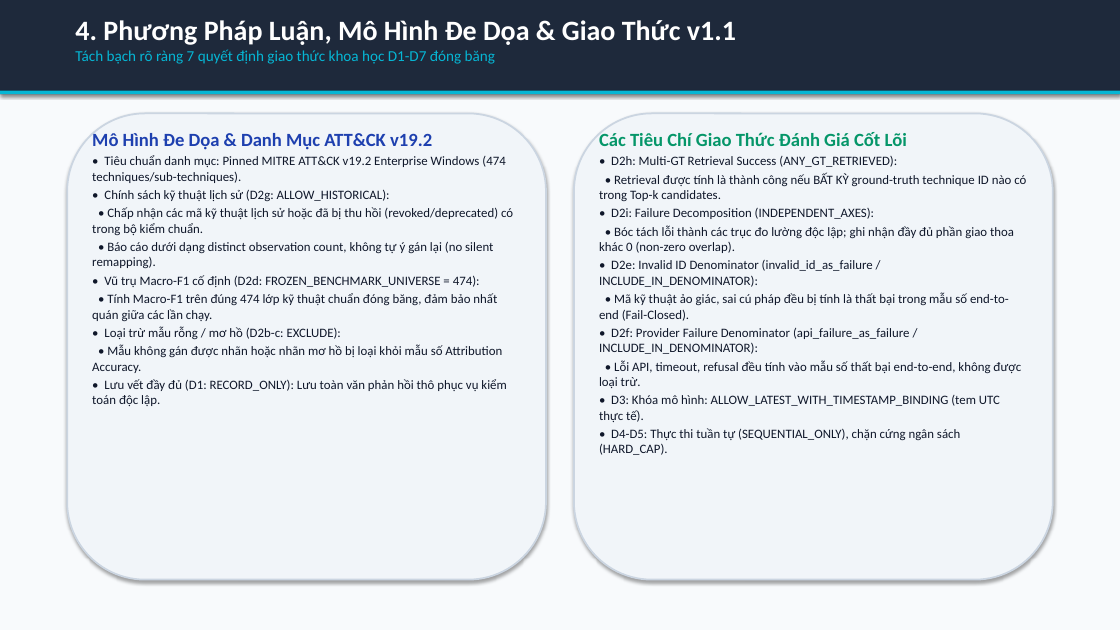
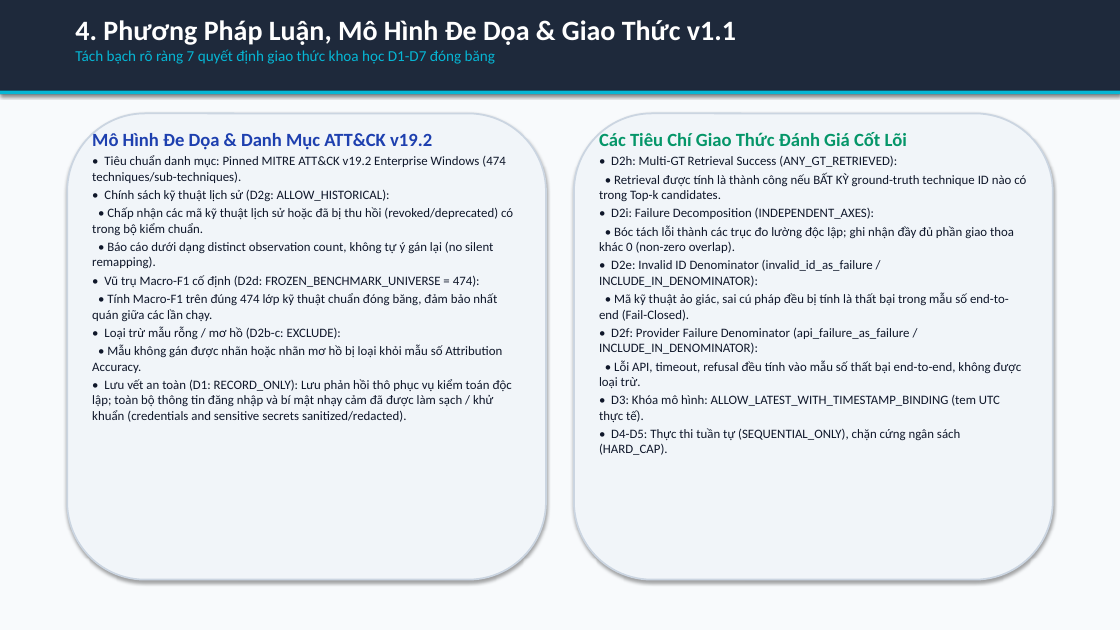
Before and after one commit to habachcp6/RAG2ATTCK, a slide deck: slide 5 of reports/evidence/fixture_populated_slides.pptx. Drawn at 1120x630 pixels with LibreOffice and Linux fonts; fonts in the diff are those of the drawing. Boxes give left, top, right and bottom in pixels: in the first picture for what was removed or moved away, otherwise in the second. Text is boxed around its words. In the diff, an @@ line names an element or a change of style, - is before the commit and + after.

```diff
--- a/reports/evidence/fixture_populated_slides.pptx
+++ b/reports/evidence/fixture_populated_slides.pptx
@@ text at (92,379,512,422): text changed @@
-• Lưu vết đầy đủ (D1: RECORD_ONLY): Lưu toàn văn phản hồi thô phục vụ kiểm toán độc lập.
+• Lưu vết an toàn (D1: RECORD_ONLY): Lưu phản hồi thô phục vụ kiểm toán độc lập; toàn bộ thông tin đăng nhập và bí mật nhạy cảm đã được làm sạch / khử khuẩn (credentials and sensitive secrets sanitized/redacted).
```
Also in this commit, not shown: 2 other slides changed, 8 other files.
